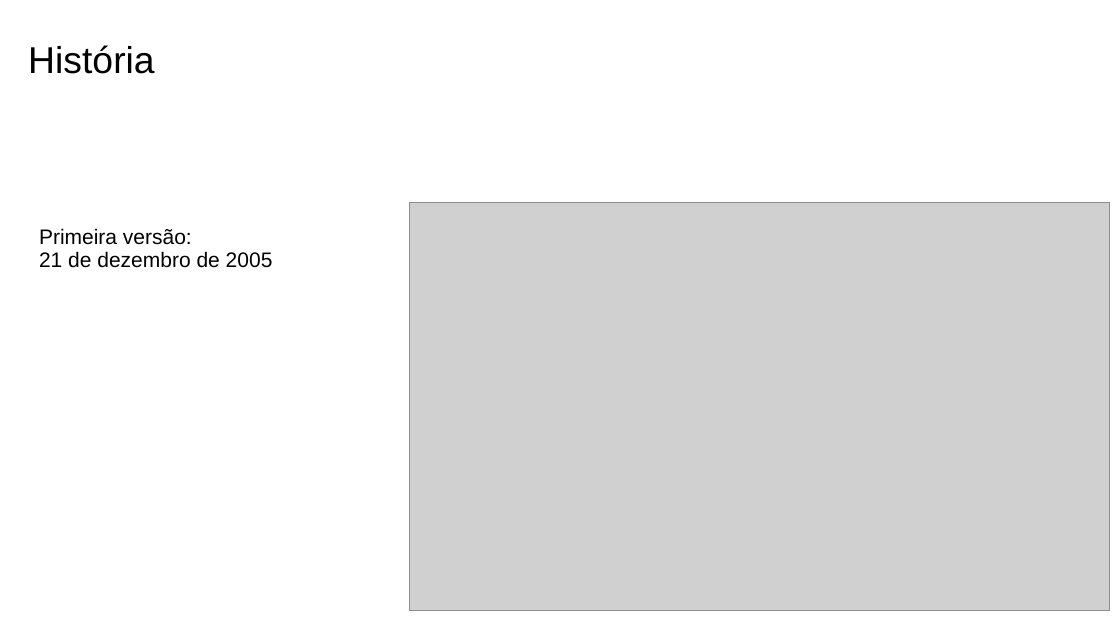
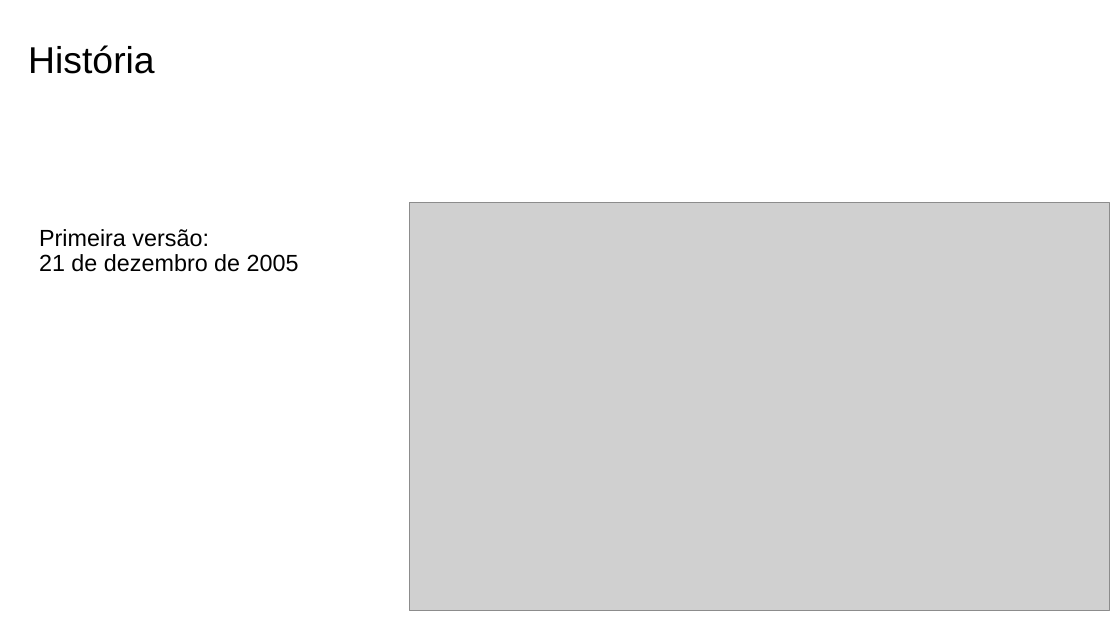
Before and after one commit to yunoguthi/testeCursoGit, a slide deck: slide 5 of git.pptx (slide 6 before the commit). Drawn at 1120x630 pixels with LibreOffice and Linux fonts; fonts in the diff are those of the drawing; grey boxes stand for pictures; background and template pictures are left out. Boxes give left, top, right and bottom in pixels: in the first picture for what was removed or moved away, otherwise in the second. Text is boxed around its words. In the diff, an @@ line names an element or a change of style, - is before the commit and + after.

```diff
--- a/git.pptx
+++ b/git.pptx
@@ text "Primeira versão:" at <box>39,229,299,272</box>: size 18 to 20 pt @@
```
Also in this commit, not shown: 3 other slides changed, 6 slides added, 1 slide removed, 3 other files.
